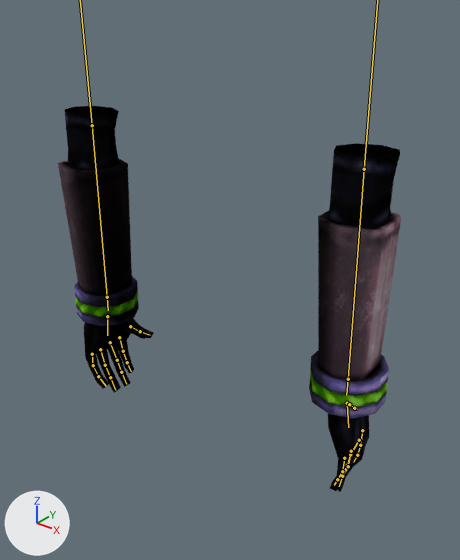
What one commit did to the Blender file models/GestureArms.blend.
The view is the same before and after, from a 50 mm camera at (0.383, -0.456, -0.147) aimed at (0.053, -0.043, -0.403). The axes (+X, +Y, +Z) are drawn at lower left. The lights are the same throughout. Both versions are drawn at frame 34 of the action 'SkeletonAction'; the numbers are the values there. The bones that bend it are drawn over the model as lines.

The first picture shows 'Demolitionist'.
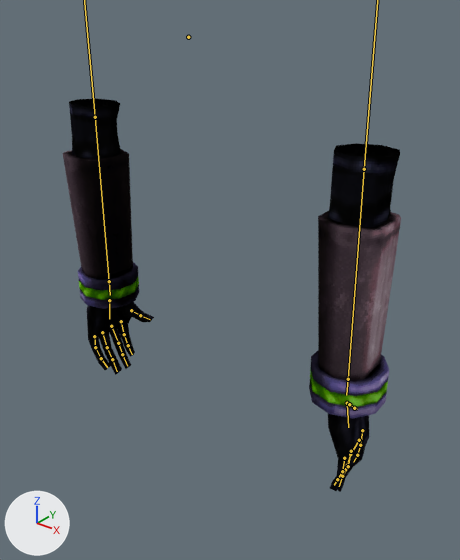
What the commit changed:
Bone 'Arm.L' (bone_arm_l) moves from (-0.055, 0.253, -1.334) to (-0.028, 0.281, -1.328).

Location of each change, (x1, y1, x2, y2) in pixels of the pictures (460 x 560 px):
'Demolitionist', posed
    before: (58, 106, 401, 492)
    after: (63, 99, 401, 492)
